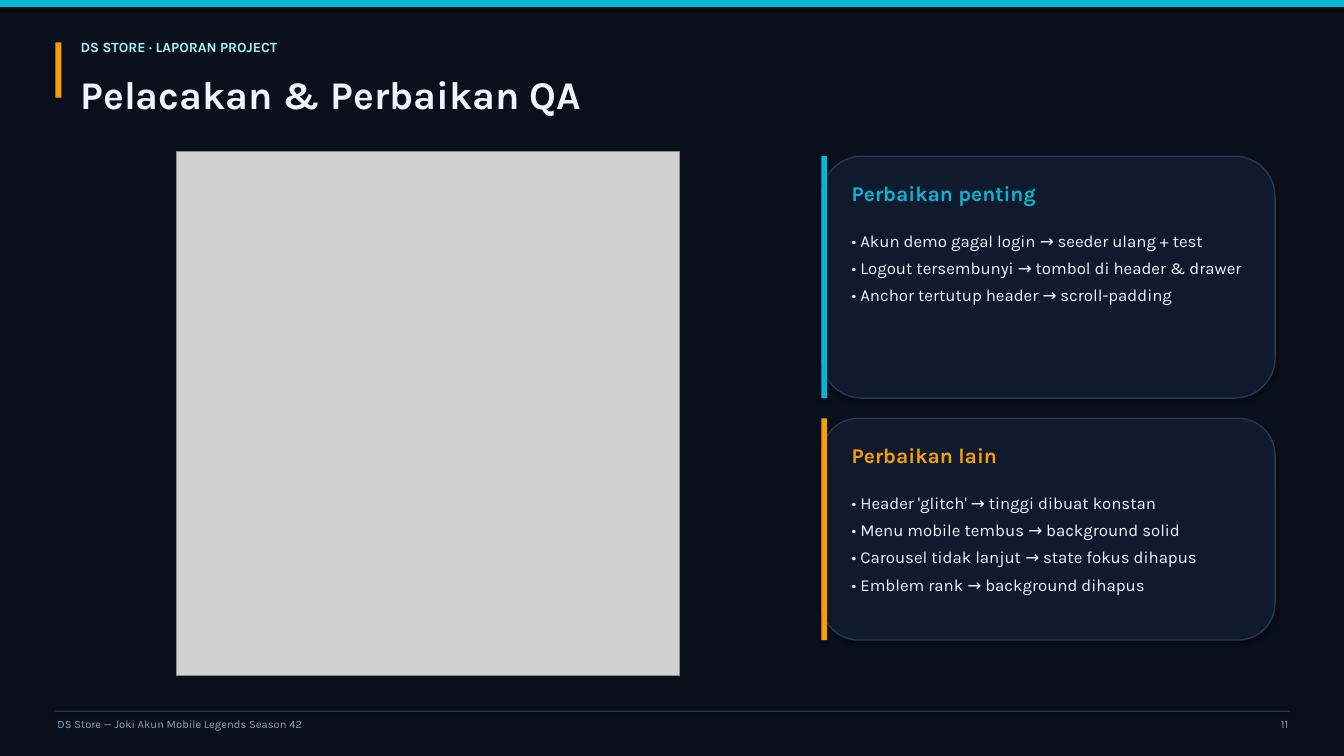
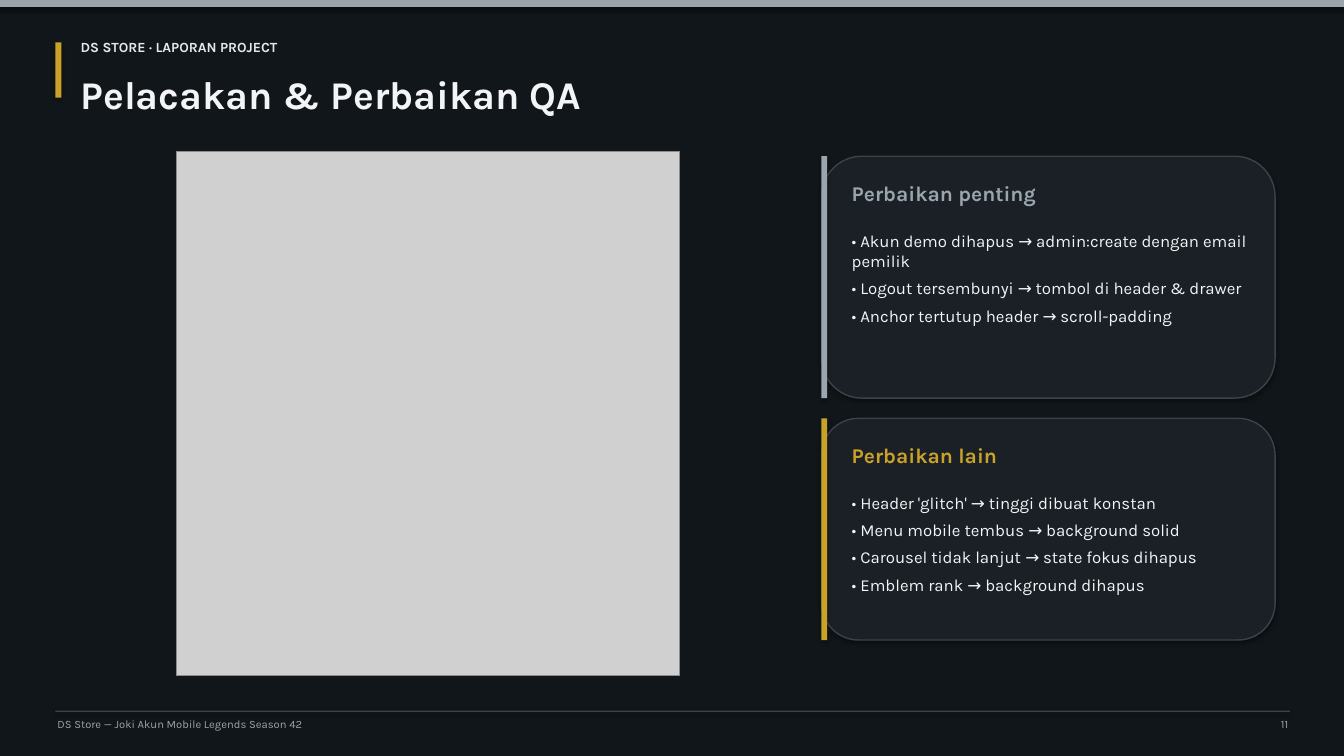
Before and after one commit to a3snewbaru990-ui/ds-store-laravel, a slide deck: slide 11 of docs/bagian-3/02-Presentasi/Presentasi-DS-Store.pptx. Drawn at 1344x756 pixels with LibreOffice and Linux fonts; fonts in the diff are those of the drawing; grey boxes stand for pictures. Boxes give left, top, right and bottom in pixels: in the first picture for what was removed or moved away, otherwise in the second. Text is boxed around its words. In the diff, an @@ line names an element or a change of style, - is before the commit and + after.

Commit message:
New UI model The Forge, remove demo accounts, add admin:create, refresh docs

```diff
--- a/docs/bagian-3/02-Presentasi/Presentasi-DS-Store.pptx
+++ b/docs/bagian-3/02-Presentasi/Presentasi-DS-Store.pptx
@@ background #09101C to #11161A @@
@@ rectangle at [0, 0, 1344, 7]: fill #06B6D4 to #9AA5AD @@
@@ rectangle at [55, 42, 62, 98]: fill #F59E0B to #C9A227 @@
@@ text "DS STORE · LAPORAN PROJECT" at [81, 42, 277, 52]: text colour #A5F3FC to #E3E8EC @@
@@ rectangle at [822, 156, 828, 398]: fill #06B6D4 to #9AA5AD @@
@@ rounded rectangle at [822, 156, 1275, 398]: fill #0F1B2C to #1A2026; outline #233A52 1 pt to #3A434B 1 pt @@
@@ text "Perbaikan penting" at [852, 186, 1035, 206]: text colour #06B6D4 to #9AA5AD @@
@@ text at [852, 235, 1246, 271]: text changed; text colour #EDF6FD to #F2F4F6 @@
-• Akun demo gagal login → seeder ulang + test
+• Akun demo dihapus → admin:create dengan email pemilik
@@ text at [860, 282, 1241, 326]: text colour #EDF6FD to #F2F4F6 in "• Logout tersembunyi → tombol di header ...", "• Anchor tertutup header → scroll-padding" @@
@@ rounded rectangle at [822, 418, 1275, 640]: fill #0F1B2C to #1A2026; outline #233A52 1 pt to #3A434B 1 pt @@
@@ rectangle at [822, 418, 828, 640]: fill #F59E0B to #C9A227 @@
@@ text "Perbaikan lain" at [852, 448, 997, 464]: text colour #F59E0B to #C9A227 @@
@@ rectangle at [55, 711, 1291, 712]: fill #233A52 to #3A434B @@
```
Also in this commit, not shown: 14 other slides changed, 48 other files.
